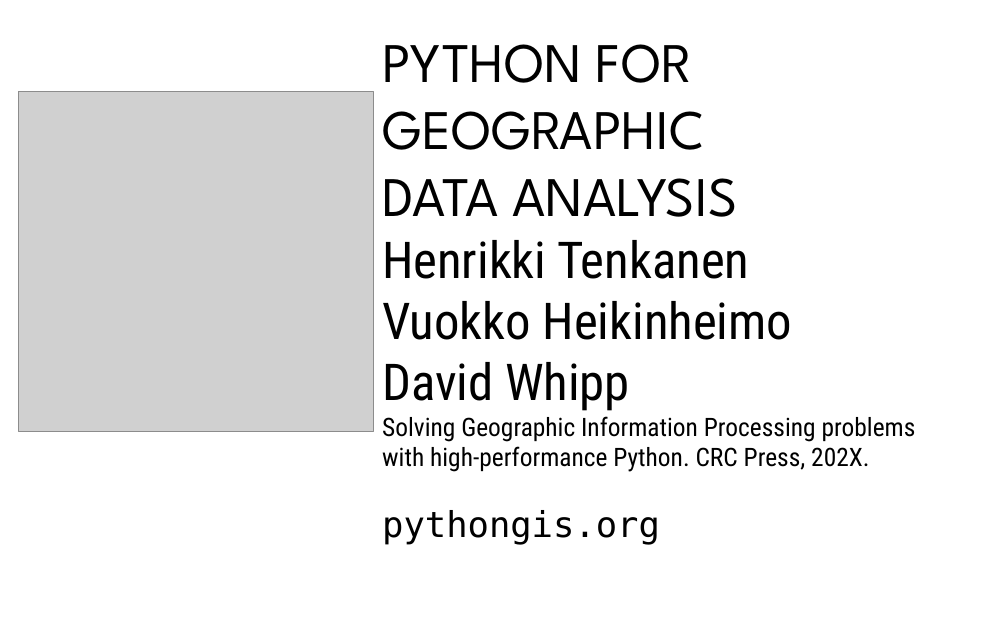
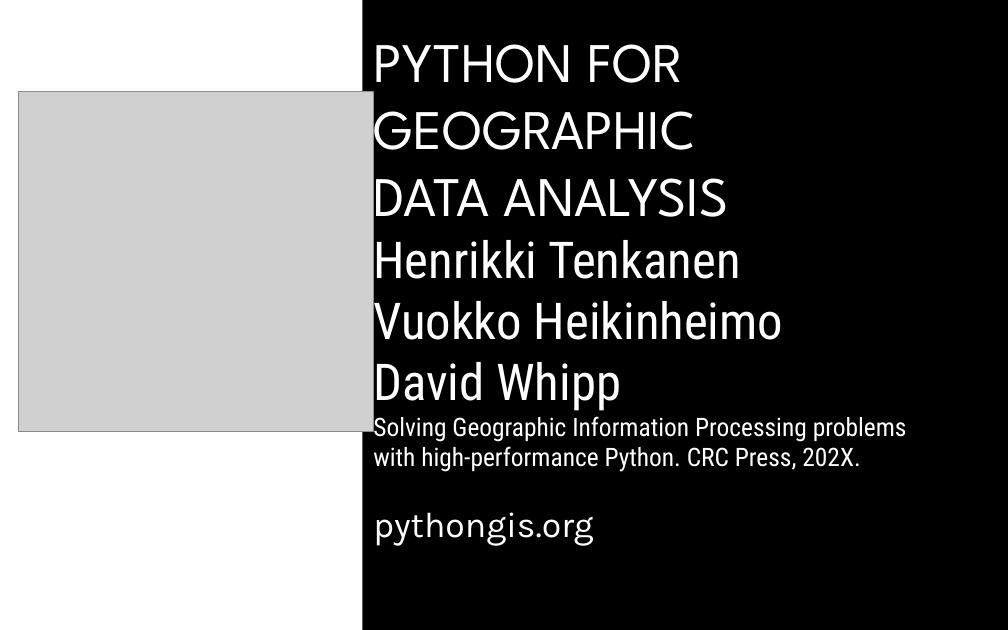
Before and after one commit to ljwolf/ljwolf.github.io, a slide deck: slide 26 of static/talks/2020_carto_sdsc.pptx. Drawn at 1008x630 pixels with LibreOffice and Linux fonts; fonts in the diff are those of the drawing; grey boxes stand for pictures. Boxes give left, top, right and bottom in pixels: in the first picture for what was removed or moved away, otherwise in the second. Text is boxed around its words. In the diff, an @@ line names an element or a change of style, - is before the commit and + after.

```diff
--- a/static/talks/2020_carto_sdsc.pptx
+++ b/static/talks/2020_carto_sdsc.pptx
@@ rectangle added at [362, 0, 1008, 630], fill #000000 @@
@@ text "PYTHON FOR": place and size @@
-text "PYTHON FOR" at [382, 44, 916, 545]
+text "PYTHON FOR" at [373, 44, 907, 546]
@@ text "PYTHON FOR" at [373, 44, 907, 546]: text colour #000000 to #FFFFFF; font DejaVu Sans Mono to Karla in "pythongis.org" @@
```
Also in this commit, not shown: 4 other slides changed, 2 slides added, 1 slide removed, 1 other file.
